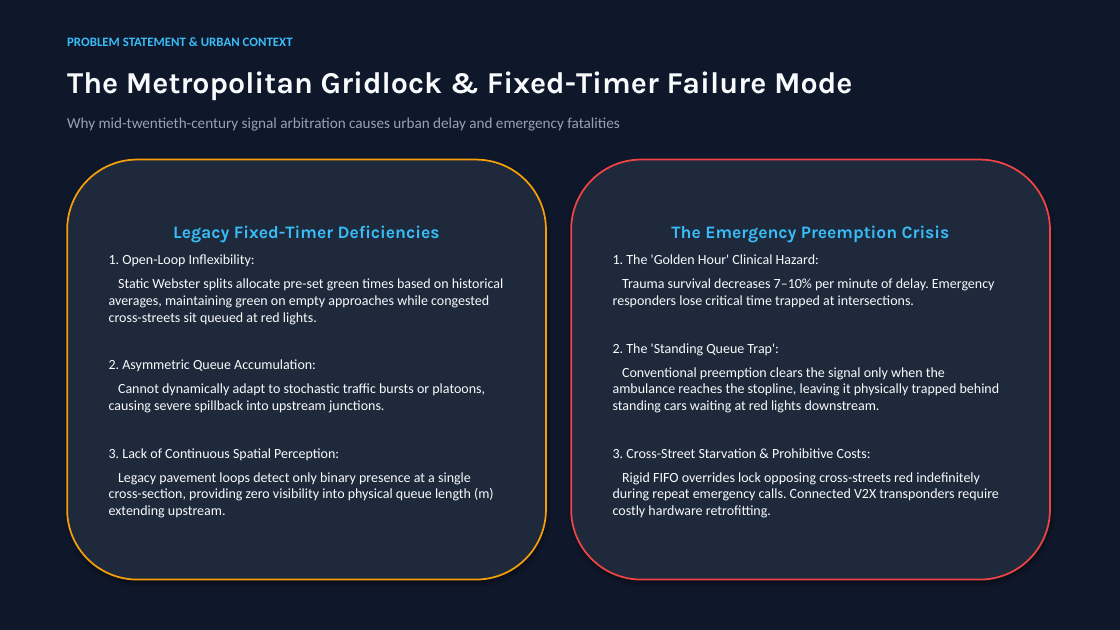
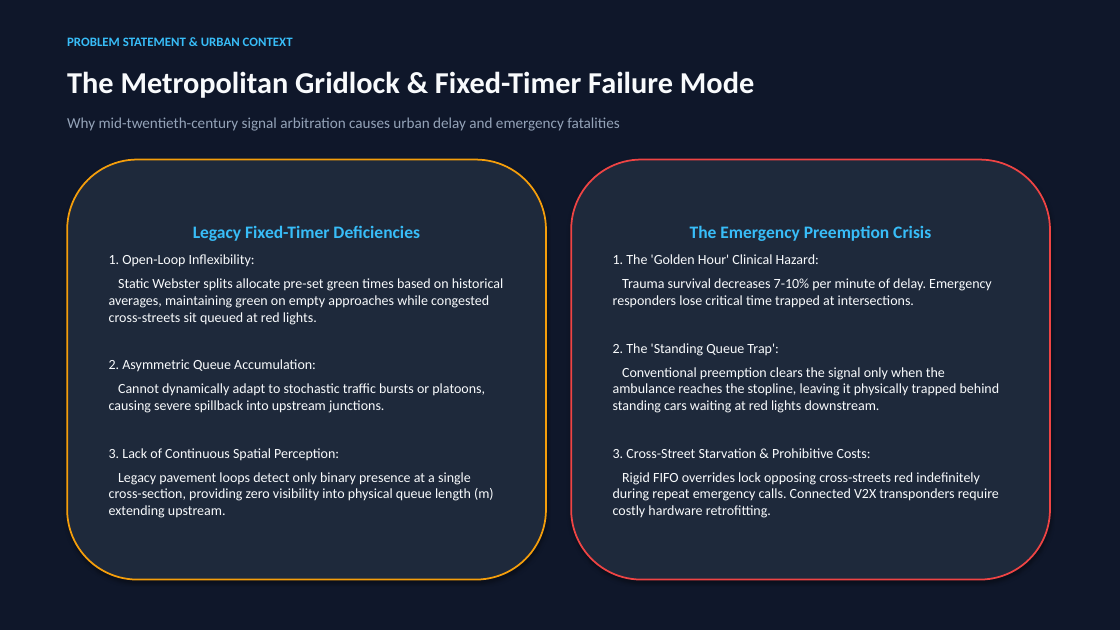
Before and after one commit to Devvaibhavpk/Kinetica, a slide deck: slide 2 of report/Kinetica_Project_Review_Presentation.pptx. Drawn at 1120x630 pixels with LibreOffice and Linux fonts; fonts in the diff are those of the drawing. Boxes give left, top, right and bottom in pixels: in the first picture for what was removed or moved away, otherwise in the second. Text is boxed around its words. In the diff, an @@ line names an element or a change of style, - is before the commit and + after.

```diff
--- a/report/Kinetica_Project_Review_Presentation.pptx
+++ b/report/Kinetica_Project_Review_Presentation.pptx
@@ text "The Metropolitan Gridlock & Fixed-Timer ..." at [67, 71, 754, 98]: font Karla to Calibri @@
@@ text in rounded rectangle at [193, 225, 420, 241]: font Karla to Calibri in "Legacy Fixed-Timer Deficiencies" @@
@@ text in rounded rectangle at [690, 225, 931, 241]: font Karla to Calibri in "The Emergency Preemption Crisis" @@
@@ text in rounded rectangle at [613, 278, 992, 308]: text changed @@
-Trauma survival decreases 7–10% per minute of delay. Emergency responders lose critical time trapped at intersections.
+Trauma survival decreases 7-10% per minute of delay. Emergency responders lose critical time trapped at intersections.
```
Also in this commit, not shown: 14 other slides changed, 42 other files.
